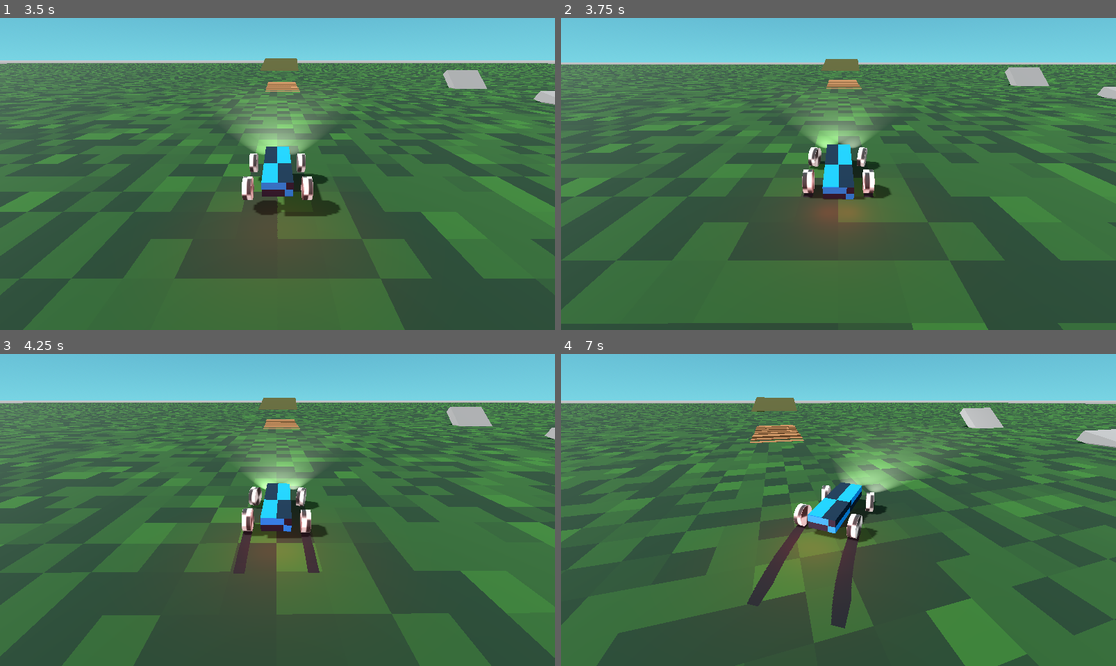
Above: before the commit, frames 1-4 (two rows, left to right).
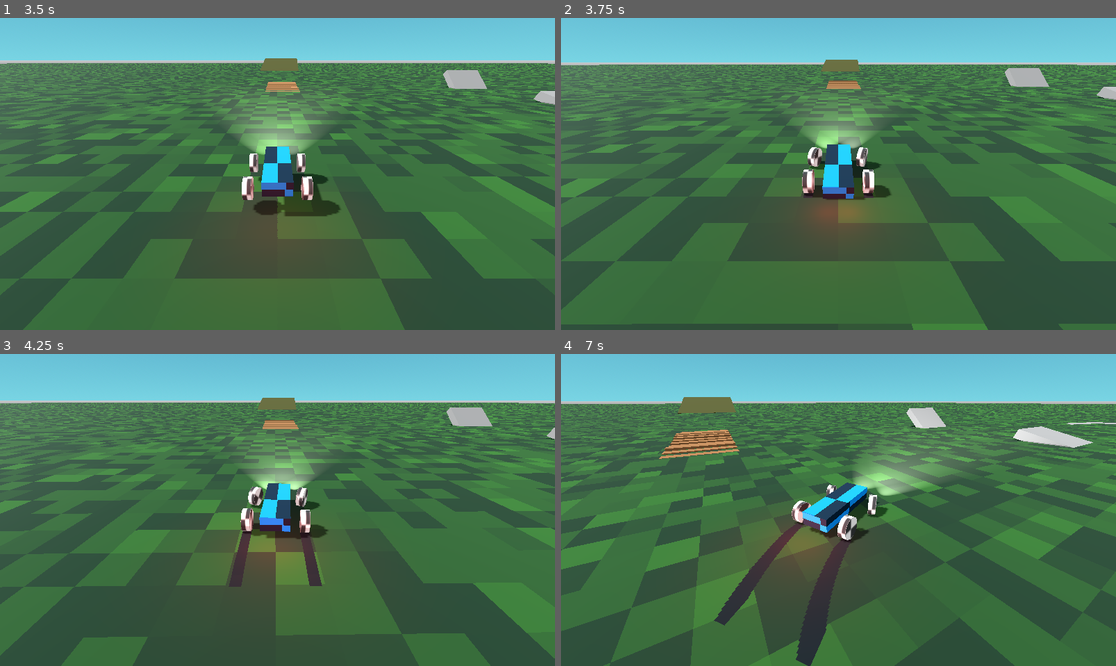
Above: after the commit, the same moments.

Repository: rizkiyoist/debu-open
Game: Godot game, scene res://scenes/scene_handler.tscn
Same seed, same stepped clock (60 frames per second), same inputs: the game is played once before the commit and once after it.
Inputs:
- Up to frame 1 (3.5 s): click "Start" at 0.5 s; click "Level" at 1.25 s; click "Car" at 2 s; click "Drive" at 2.75 s
- Up to frame 2 (3.75 s): hold Right (turn_right) from 3.53 s (still down); hold Up (throttle) from 3.53 s (still down)
- Up to frame 3 (4.25 s): keep holding Right (turn_right); keep holding Up (throttle)
- Up to frame 4 (7 s): release Right (turn_right) at 4.28 s; release Up (throttle) at 4.28 s; hold Down (reverse) 4.28-5.03 s; tap Up (throttle) at 4.35, 5.85 s; hold Up (throttle) 5.03-5.78 s; hold Right (turn_right) 5.03-6.53 s; hold Left (turn_left) from 6.53 s (still down); hold Up (throttle) from 6.53 s (still down)

Frame 1 is identical in both runs. In frame 2, 6.3% of the frame differs, in the area x 0-100%, y 13-100%; in frame 3, 16%; in frame 4, 43%.

Commit message:
Physics tweak, sound tweak

Diff:
--- /dev/null
+++ b/default_bus_layout.tres
@@ -0,0 +1,15 @@
+[gd_resource type="AudioBusLayout" load_steps=2 format=3 uid="uid://cmsavsikytem2"]
+
+[sub_resource type="AudioEffectPitchShift" id="AudioEffectPitchShift_j3pel"]
+resource_name = "PitchShift"
+
+[resource]
+bus/0/volume_db = 0.06726074
+bus/1/name = &"Pitch"
+bus/1/solo = false
+bus/1/mute = false
+bus/1/bypass_fx = false
+bus/1/volume_db = -9.209199
+bus/1/send = &"Master"
+bus/1/effect/0/effect = SubResource("AudioEffectPitchShift_j3pel")
+bus/1/effect/0/enabled = true
--- a/game/engine_sound.tscn
+++ b/game/engine_sound.tscn
@@ -1,7 +1,7 @@
 [gd_scene load_steps=3 format=3 uid="uid://by4kky20vv1mk"]
 
 [ext_resource type="Script" uid="uid://c4lg24jyetodc" path="res://scripts/engine_sound.gd" id="1_rg1qn"]
-[ext_resource type="AudioStream" uid="uid://brc5hnov0vqua" path="res://sound/single3.wav" id="2_gk1qv"]
+[ext_resource type="AudioStream" uid="uid://b5sv5q8vnyqug" path="res://sound/single3-240.wav" id="2_gk1qv"]
 
 [node name="EngineSound" type="Node"]
 script = ExtResource("1_rg1qn")
@@ -9,4 +9,4 @@
 [node name="AudioStreamPlayer" type="AudioStreamPlayer" parent="."]
 process_priority = -4
 stream = ExtResource("2_gk1qv")
-max_polyphony = 2
+max_polyphony = 4
--- a/scripts/car.gd
+++ b/scripts/car.gd
@@ -2,7 +2,7 @@
 class_name Car
 
 @export var susps: Array[Suspension]
-@export var throttle_force = 5000
+@export var throttle_force = 6000
 @export var reverse_force = 2000
 @export var brake_force = 3000
 @export var max_wheel_speed = 60.0
@@ -11,8 +11,8 @@
 @export var tire_grip_curve: Curve
 
 # maybe move this to susp?
-@export var wheel_turn_speed = 4.0 # radian
-@export var wheel_max_turn_deg := 15
+@export var wheel_turn_speed = 5.0 # radian
+@export var wheel_max_turn_deg := 20
 @export var skid_marks : Array[GPUParticles3D]
 
 var throttle_applied = false
@@ -34,7 +34,6 @@
 
 func _process_engine_sound() -> void:
 	var pitch = $EngineSound.pitch_min + ($EngineSound.pitch_max - $EngineSound.pitch_min) * (abs(visual_wheel_speed - 0)) / (abs(max_wheel_speed - 0))
-	print(pitch)
 	$EngineSound.set_pitch(pitch)
 
 func _process_suspension() -> void:
--- a/scripts/engine_sound.gd
+++ b/scripts/engine_sound.gd
@@ -7,13 +7,15 @@
 
 const min_hold_time: float = 1.0
 const pitch_min = 1.0
-const pitch_max = 4.0
+const pitch_max = 8.0
+const BUS_NAME  = "Pitch"
 
 # Called when the node enters the scene tree for the first time.
 func _ready() -> void:
 	$AudioStreamPlayer.pitch_scale = pitch_min
+
 	var audio_count = $AudioStreamPlayer.max_polyphony
-	var timing: float = (1000/4) / audio_count
+	var timing: float = (1000.0/8) / audio_count
 	for i in range($AudioStreamPlayer.max_polyphony):
 			await get_tree().create_timer(timing/1000).timeout
 			$AudioStreamPlayer.play()
@@ -39,6 +41,7 @@
 	if $AudioStreamPlayer.pitch_scale < pitch_max:
 		$AudioStreamPlayer.pitch_scale = $AudioStreamPlayer.pitch_scale + delta
 
+
 func down_pitch(delta: float) -> void:
 	if $AudioStreamPlayer.pitch_scale > pitch_min:
 		$AudioStreamPlayer.pitch_scale = $AudioStreamPlayer.pitch_scale - delta
@@ -46,3 +49,7 @@
 func set_pitch(pitch: float) -> void:
 	if pitch > pitch_min && pitch < pitch_max:
 		$AudioStreamPlayer.pitch_scale = pitch
+		#var bus_idx = AudioServer.get_bus_index(BUS_NAME)
+		#var pitch_effect = AudioServer.get_bus_effect(bus_idx, 0)
+		#pitch_effect.pitch_scale = 1.0 / pitch
+		#$AudioStreamPlayer.bus = BUS_NAME
Not shown, added: sound/v6-800.wav.import
Not shown, added: sound/v6-800.wav
